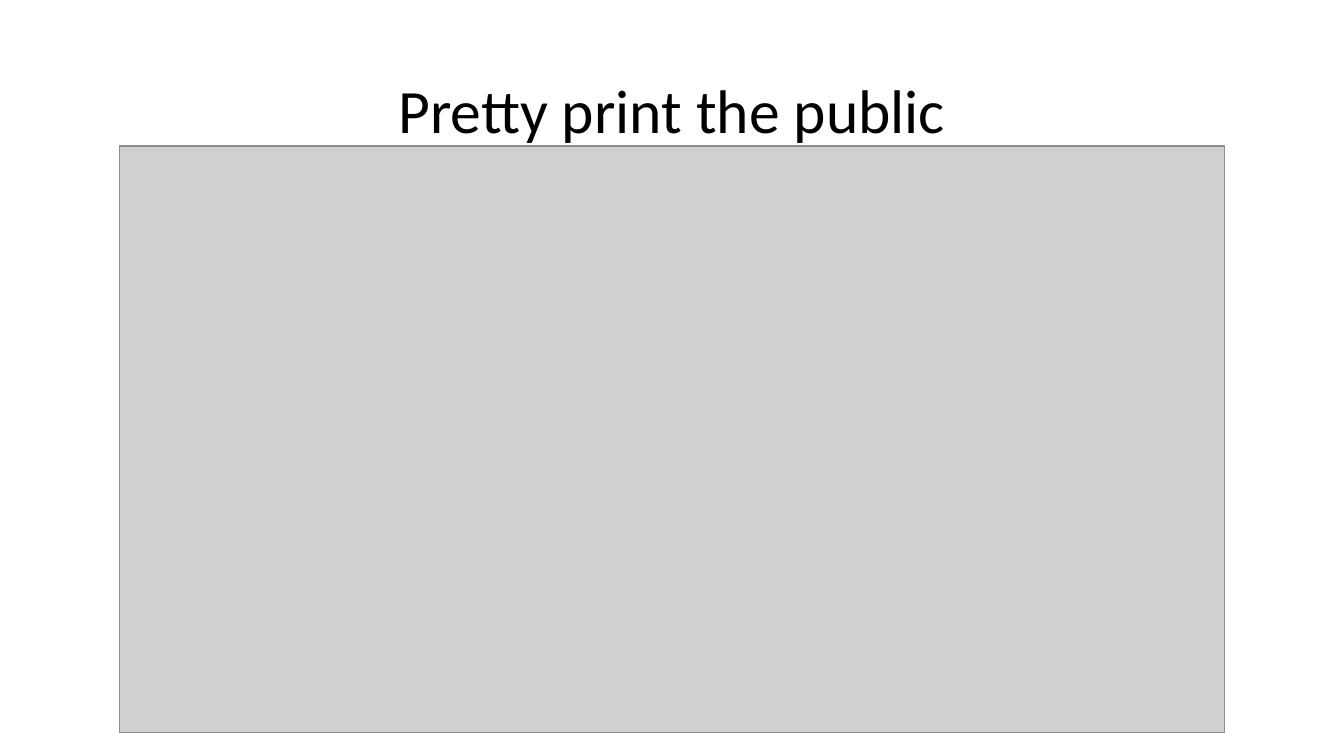
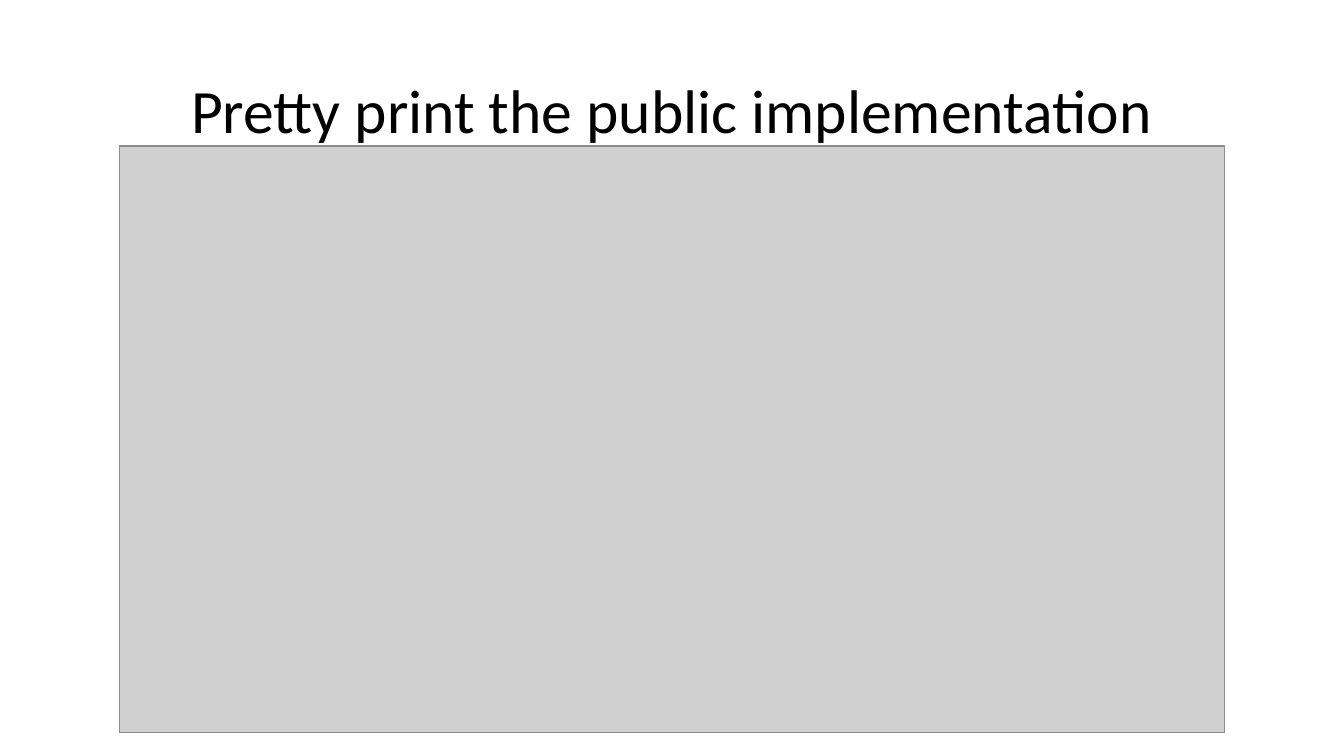
Before and after one commit to zebmason/PimplDotNet, a slide deck: slide 11 of PimplDotNet.pptx (slide 5 before the commit). Drawn at 1344x756 pixels with LibreOffice and Linux fonts; fonts in the diff are those of the drawing; grey boxes stand for pictures. Boxes give left, top, right and bottom in pixels: in the first picture for what was removed or moved away, otherwise in the second. Text is boxed around its words. In the diff, an @@ line names an element or a change of style, - is before the commit and + after.

```diff
--- a/PimplDotNet.pptx
+++ b/PimplDotNet.pptx
@@ title at (x1=191, y1=90, x2=1152, y2=148): text changed @@
-Pretty print the public
+Pretty print the public implementation
```
Also in this commit, not shown: 5 other slides changed, 8 slides added.
